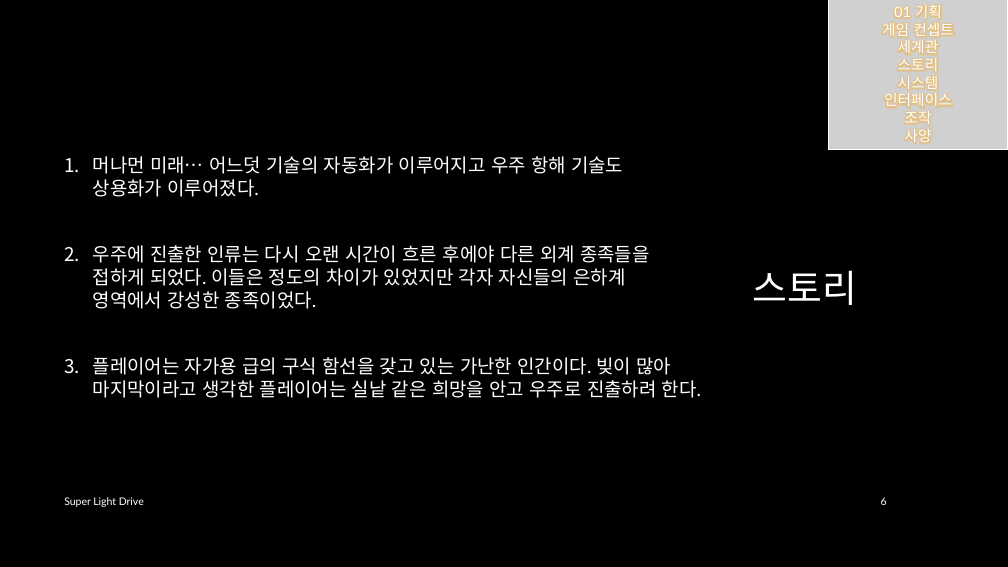
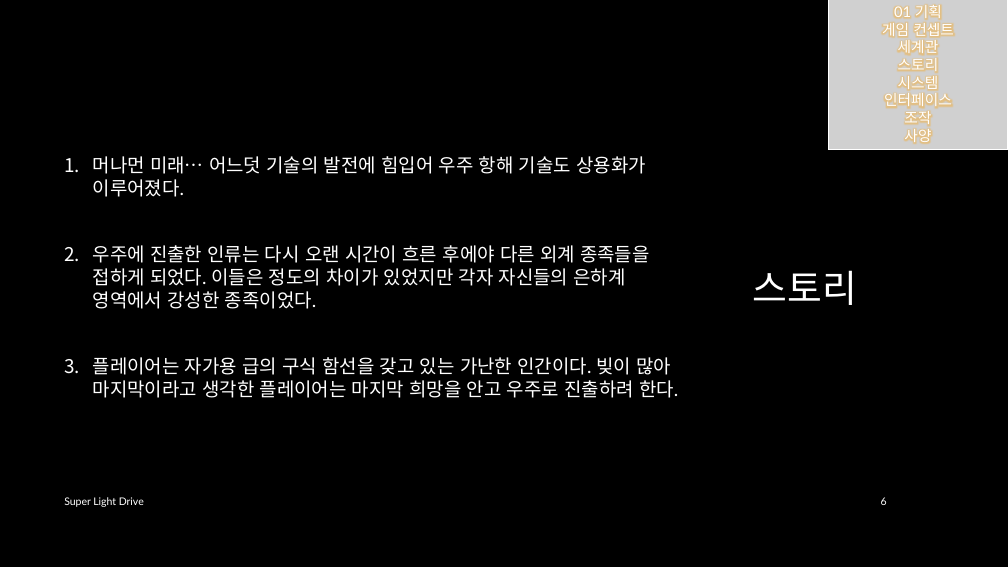
Before and after one commit to iconstudio/2017-Platformer, a slide deck: slide 6 of slides/SuperLightDrive_20171228.pptx. Drawn at 1008x567 pixels with LibreOffice and Linux fonts; fonts in the diff are those of the drawing; grey boxes stand for pictures; background and template pictures are left out. Boxes give left, top, right and bottom in pixels: in the first picture for what was removed or moved away, otherwise in the second. Text is boxed around its words. In the diff, an @@ line names an element or a change of style, - is before the commit and + after.

```diff
--- a/slides/SuperLightDrive_20171228.pptx
+++ b/slides/SuperLightDrive_20171228.pptx
@@ text at (93,156,646,197): text changed @@
-1. 머나먼 미래… 어느덧 기술의 자동화가 이루어지고 우주 항해 기술도 상용화가 이루어졌다.
+1. 머나먼 미래… 어느덧 기술의 발전에 힘입어 우주 항해 기술도 상용화가 이루어졌다.
@@ text at (93,357,678,398): text changed @@
-3. 플레이어는 자가용 급의 구식 함선을 갖고 있는 가난한 인간이다. 빚이 많아 마지막이라고 생각한 플레이어는 실낱 같은 희망을 안고 우주로 진출하려 한다.
+3. 플레이어는 자가용 급의 구식 함선을 갖고 있는 가난한 인간이다. 빚이 많아 마지막이라고 생각한 플레이어는 마지막 희망을 안고 우주로 진출하려 한다.
```
Also in this commit, not shown: 15 other slides changed, 5 slides added, 3 other files.
